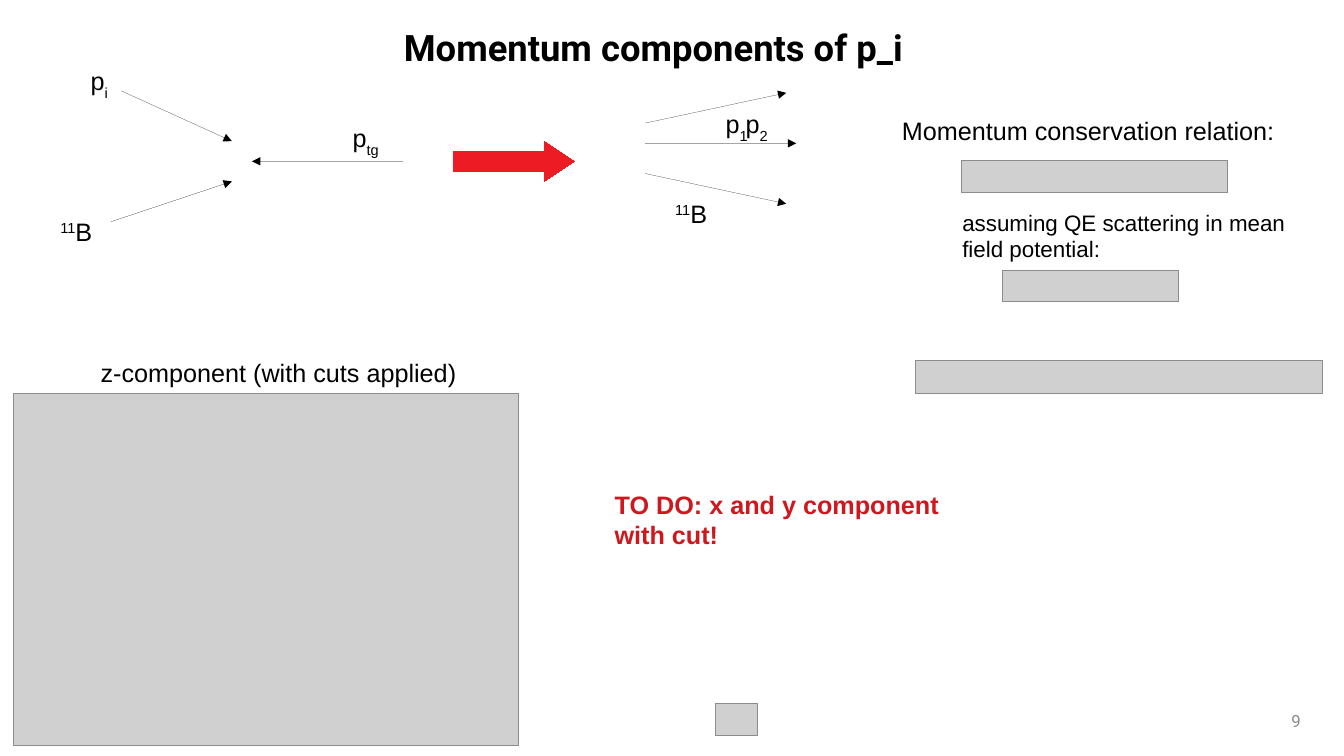
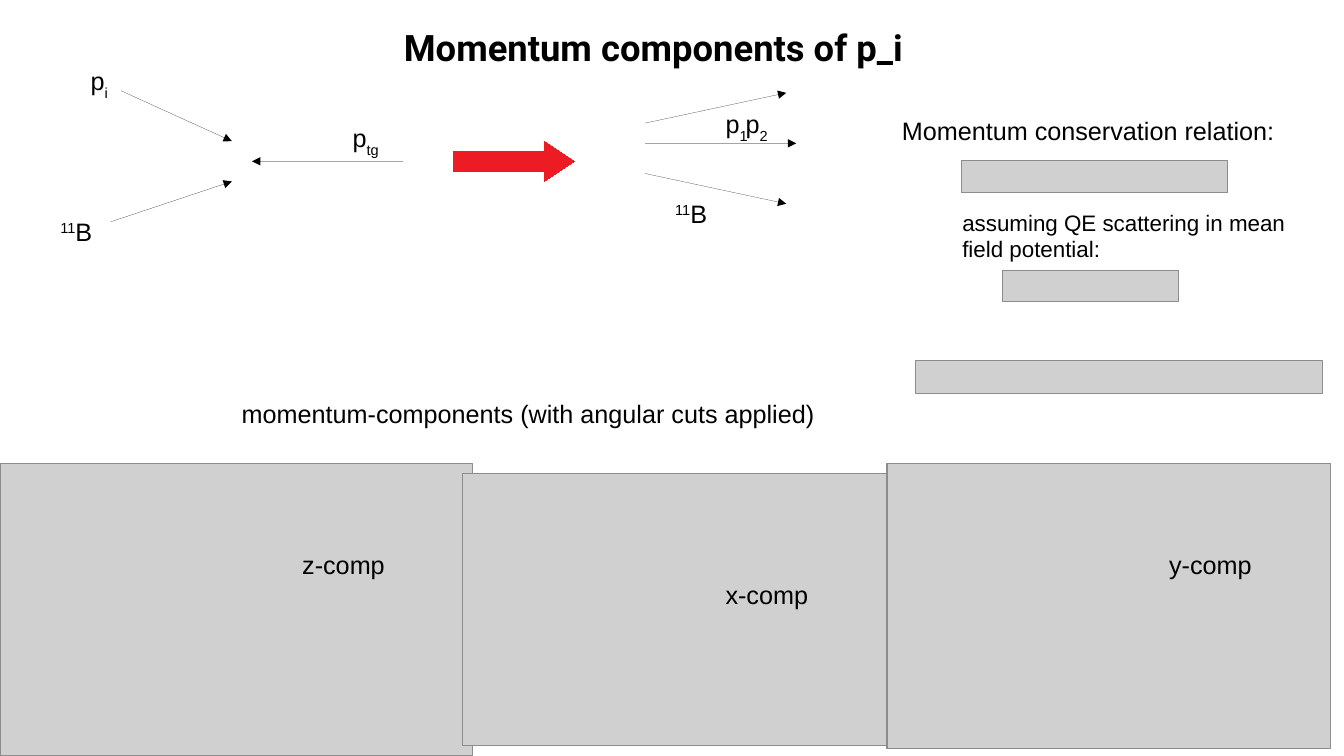
Before and after one commit to jenegger/2021_psi_pres, a slide deck: slide 9 of analysis.odp. Drawn at 1344x756 pixels with LibreOffice and Linux fonts; fonts in the diff are those of the drawing; grey boxes stand for pictures; background and template pictures are left out. Boxes give left, top, right and bottom in pixels: in the first picture for what was removed or moved away, otherwise in the second. Text is boxed around its words. In the diff, an @@ line names an element or a change of style, - is before the commit and + after.

```diff
--- a/analysis.odp
+++ b/analysis.odp
@@ text removed at box(101, 363, 457, 388) @@
-z-component (with cuts applied)
@@ text added at box(242, 404, 815, 428), 18 pt, text #000000 @@
+momentum-components (with angular cuts applied)
@@ picture: place and size @@
-picture at box(13, 393, 519, 746)
+picture at box(0, 464, 472, 756)
@@ picture: place and size @@
-picture at box(716, 704, 758, 736)
+picture at box(463, 474, 887, 746)
@@ picture added at box(887, 464, 1331, 749) @@
@@ text removed at box(615, 495, 939, 545) @@
-TO DO: x and y component with cut!
@@ text added at box(302, 560, 385, 580), 18 pt, text #000000 @@
+z-comp
@@ text added at box(1169, 560, 1252, 580), 18 pt, text #000000 @@
+y-comp
@@ text added at box(726, 590, 809, 610), 18 pt, text #000000 @@
+x-comp
@@ page number removed at box(1291, 715, 1300, 727) @@
-9
```
Also in this commit, not shown: 4 other slides changed, 4 slides added, 4 slides removed, 13 other files.
